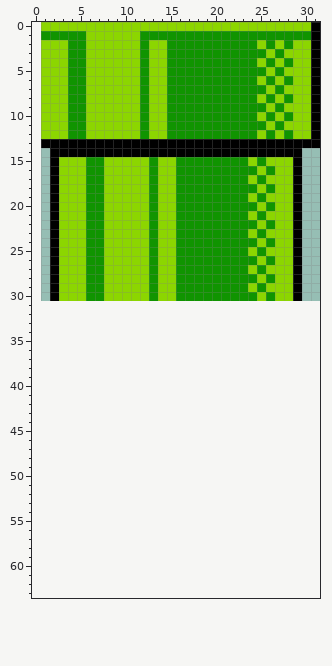
Edited in one commit: pixel-art sprite (Sprint2/Sprint2/Sprint2Content/PipeSprite.png). The picture above was drawn from the file before the commit.
The file is 31x31 pixels. Colours within 5 levels of each other are drawn and written as one. The old version is drawn lined up with the new one, on the new canvas.
After:
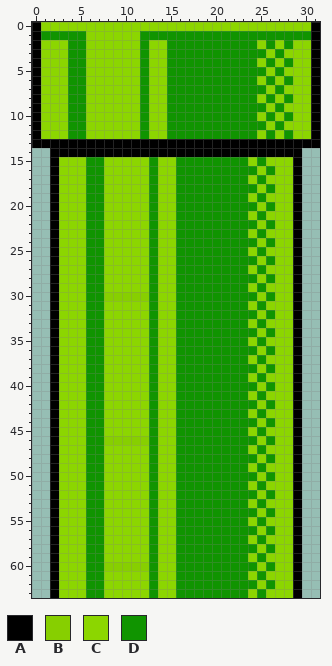
Palette (. is transparent): A #000000  B #87cf00  C #8cd600  D #109400
The commit says: Fixed pipe drawing and some level discrepancies
The exact change:
canvas 31x31 -> 32x64, the old top-left corner now at 1,0
y 0..13: x 0 . -> A
y 30: x 8..12 CCCCC -> BBBBB
y 31: x 2..29 ............................ -> ACCCDDCCCCCDCCDDDDDDDDCDCCCA
y 32: x 2..29 ............................ -> ACCCDDCCCCCDCCDDDDDDDDDCDCCA
y 33: x 2..29 ............................ -> ACCCDDCCCCCDCCDDDDDDDDCDCCCA
y 34: x 2..29 ............................ -> ACCCDDCCCCCDCCDDDDDDDDDCDCCA
y 35: x 2..29 ............................ -> ACCCDDCCCCCDCCDDDDDDDDCDCCCA
y 36: x 2..29 ............................ -> ACCCDDCCCCCDCCDDDDDDDDDCDCCA
y 37: x 2..29 ............................ -> ACCCDDCCCCCDCCDDDDDDDDCDCCCA
y 38: x 2..29 ............................ -> ACCCDDCCCCCDCCDDDDDDDDDCDCCA
y 39: x 2..29 ............................ -> ACCCDDCCCCCDCCDDDDDDDDCDCCCA
y 40: x 2..29 ............................ -> ACCCDDCCCCCDCCDDDDDDDDDCDCCA
y 41: x 2..29 ............................ -> ACCCDDCCCCCDCCDDDDDDDDCDCCCA
y 42: x 2..29 ............................ -> ACCCDDCCCCCDCCDDDDDDDDDCDCCA
y 43: x 2..29 ............................ -> ACCCDDCCCCCDCCDDDDDDDDCDCCCA
y 44: x 2..29 ............................ -> ACCCDDCCCCCDCCDDDDDDDDDCDCCA
y 45: x 2..29 ............................ -> ACCCDDCCCCCDCCDDDDDDDDCDCCCA
y 46: x 2..29 ............................ -> ACCCDDBBBBBDCCDDDDDDDDDCDCCA
y 47: x 2..29 ............................ -> ACCCDDCCCCCDCCDDDDDDDDCDCCCA
y 48: x 2..29 ............................ -> ACCCDDCCCCCDCCDDDDDDDDDCDCCA
y 49: x 2..29 ............................ -> ACCCDDCCCCCDCCDDDDDDDDCDCCCA
y 50: x 2..29 ............................ -> ACCCDDCCCCCDCCDDDDDDDDDCDCCA
y 51: x 2..29 ............................ -> ACCCDDCCCCCDCCDDDDDDDDCDCCCA
y 52: x 2..29 ............................ -> ACCCDDCCCCCDCCDDDDDDDDDCDCCA
y 53: x 2..29 ............................ -> ACCCDDCCCCCDCCDDDDDDDDCDCCCA
y 54: x 2..29 ............................ -> ACCCDDCCCCCDCCDDDDDDDDDCDCCA
y 55: x 2..29 ............................ -> ACCCDDCCCCCDCCDDDDDDDDCDCCCA
y 56: x 2..29 ............................ -> ACCCDDCCCCCDCCDDDDDDDDDCDCCA
y 57: x 2..29 ............................ -> ACCCDDCCCCCDCCDDDDDDDDCDCCCA
y 58: x 2..29 ............................ -> ACCCDDCCCCCDCCDDDDDDDDDCDCCA
y 59: x 2..29 ............................ -> ACCCDDCCCCCDCCDDDDDDDDCDCCCA
y 60: x 2..29 ............................ -> ACCCDDBBBBBDCCDDDDDDDDDCDCCA
y 61: x 2..29 ............................ -> ACCCDDCCCCCDCCDDDDDDDDCDCCCA
y 62: x 2..29 ............................ -> ACCCDDCCCCCDCCDDDDDDDDDCDCCA
y 63: x 2..29 ............................ -> ACCCDDCCCCCDCCDDDDDDDDCDCCCA
